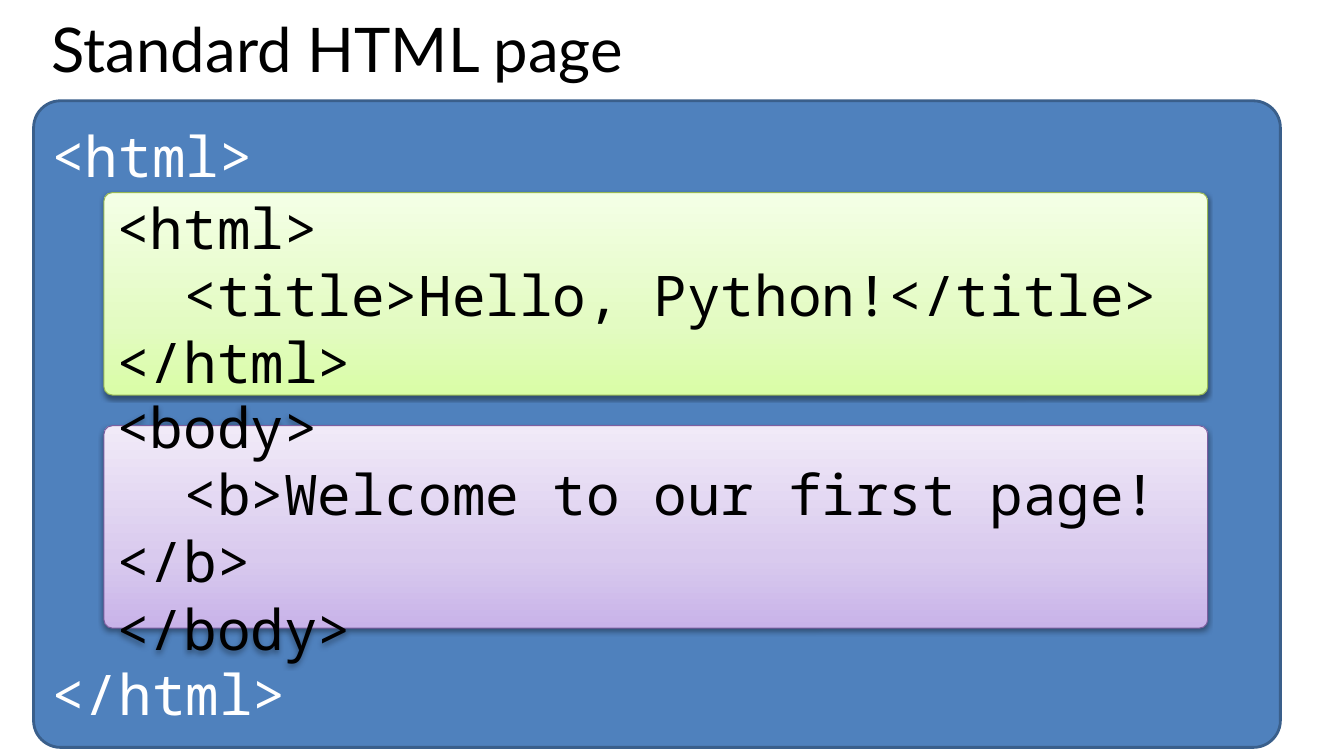
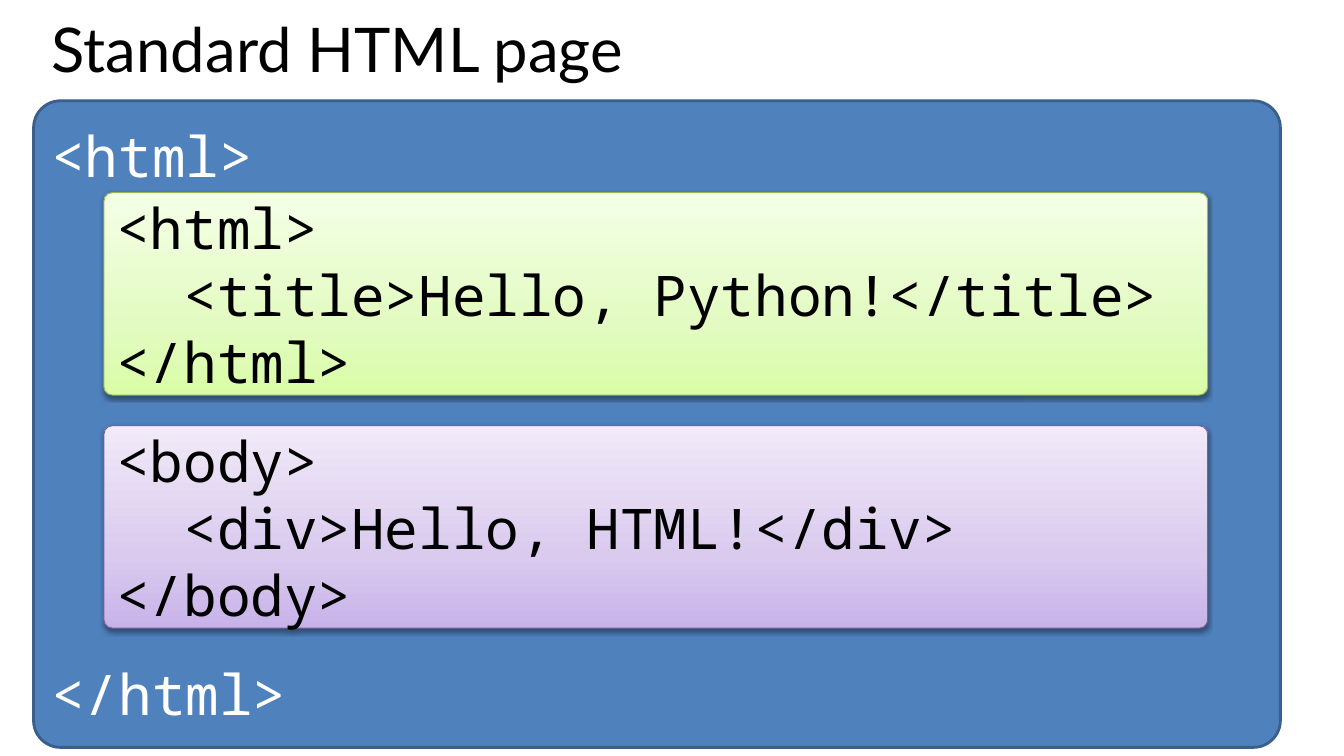
Before and after one commit to GeekTrainer/Flask, a slide deck: slide 10 of Slides/Module 3 - Creating an interface.pptx. Drawn at 1344x756 pixels with LibreOffice and Linux fonts; fonts in the diff are those of the drawing. Boxes give left, top, right and bottom in pixels: in the first picture for what was removed or moved away, otherwise in the second. Text is boxed around its words. In the diff, an @@ line names an element or a change of style, - is before the commit and + after.

```diff
--- a/Slides/Module 3 - Creating an interface.pptx
+++ b/Slides/Module 3 - Creating an interface.pptx
@@ text in rounded rectangle at [183, 506, 956, 557]: text changed @@
-<b>Welcome to our first page!</b>
+<div>Hello, HTML!</div>
```
Also in this commit, not shown: 1 other slide changed, 15 other files.
